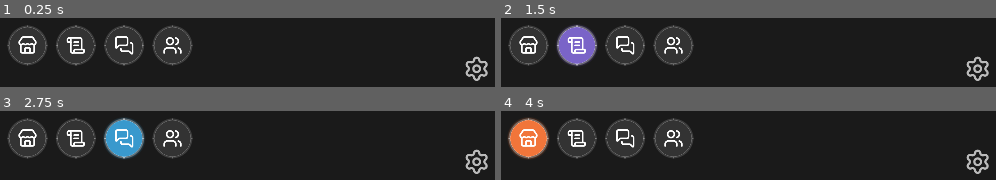
Above: before the commit, frames 1-4 (two rows, left to right).
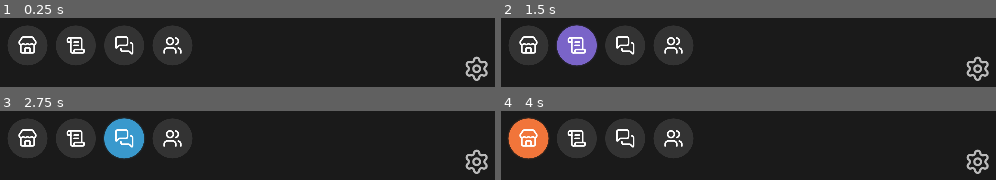
Above: after the commit, the same moments.

Repository: Bildurre/choque_de_leyendas_vg
Game: Godot game, scene res://screens/main_menu/main_menu_desktop.tscn
Two runs of this game, one before a commit and one after it. Both use one fixed random seed, a clock stepped at 60 frames per second and the inputs below.
Inputs (mouse positions are in pixels of both pictures, inside the frame that each line leads up to):
- Up to frame 1 (0.25 s): no input
- Up to frame 2 (1.5 s): click (530, 45) at 0.5 s; click (575, 45) at 1.25 s
- Up to frame 3 (2.75 s): click (123, 138) at 2 s
- Up to frame 4 (4 s): click (674, 138) at 2.75 s; click (530, 138) at 3.5 s

The runs differ from the first frame. In frame 1, 1.0% of the frame differs, in the area x 1-39%, y 10-70%; in frame 2, 1.5%; in frame 3, 1.5%; in frame 4, 1.5%.

Commit message:
Remove all border styling from IconButton
Strip border_width, border_color, corner_detail, and anti_aliasing
from all StyleBoxFlat states.

https://claude.ai/code/session_0176j4sJi8nNgewyZfevnuDY

Diff:
--- a/ui/components/buttons/icon_button.gd
+++ b/ui/components/buttons/icon_button.gd
@@ -33,20 +33,17 @@
 	var radius := int(button_diameter / 2.0)
 	var pad := int(icon_padding)
 
-	# Estado normal: fondo gris oscuro + borde sutil
+	# Estado normal: fondo gris oscuro
 	_normal_style = _create_base_style(GameColors.COLOR_BG_DARK_TERTIARY, radius, pad)
-	_normal_style.border_color = Color(GameColors.COLOR_TEXT_LIGHT, 0.15)
 
-	# Estado hover: color intermedio + borde mas visible + sombra
+	# Estado hover: color intermedio + sombra
 	_hover_style = _create_base_style(hover_color, radius, pad)
-	_hover_style.border_color = Color(GameColors.COLOR_TEXT_LIGHT, 0.3)
 	_hover_style.shadow_size = 4
 	_hover_style.shadow_color = Color(hover_color, 0.2)
 	_hover_style.shadow_offset = Vector2(0, 0)
 
-	# Estado presionado: color intermedio mas oscuro + borde
+	# Estado presionado: color intermedio mas oscuro
 	_pressed_style = _create_base_style(hover_color.darkened(0.2), radius, pad)
-	_pressed_style.border_color = Color(GameColors.COLOR_TEXT_LIGHT, 0.2)
 
 	# Aplicar estilos
 	add_theme_stylebox_override("normal", _normal_style)
@@ -66,11 +63,4 @@
 	style.content_margin_top = pad
 	style.content_margin_right = pad
 	style.content_margin_bottom = pad
-	style.border_width_left = 4
-	style.border_width_top = 4
-	style.border_width_right = 4
-	style.border_width_bottom = 4
-	style.corner_detail = 20
-	style.anti_aliasing = true
-	style.anti_aliasing_size = 2.0
 	return style
